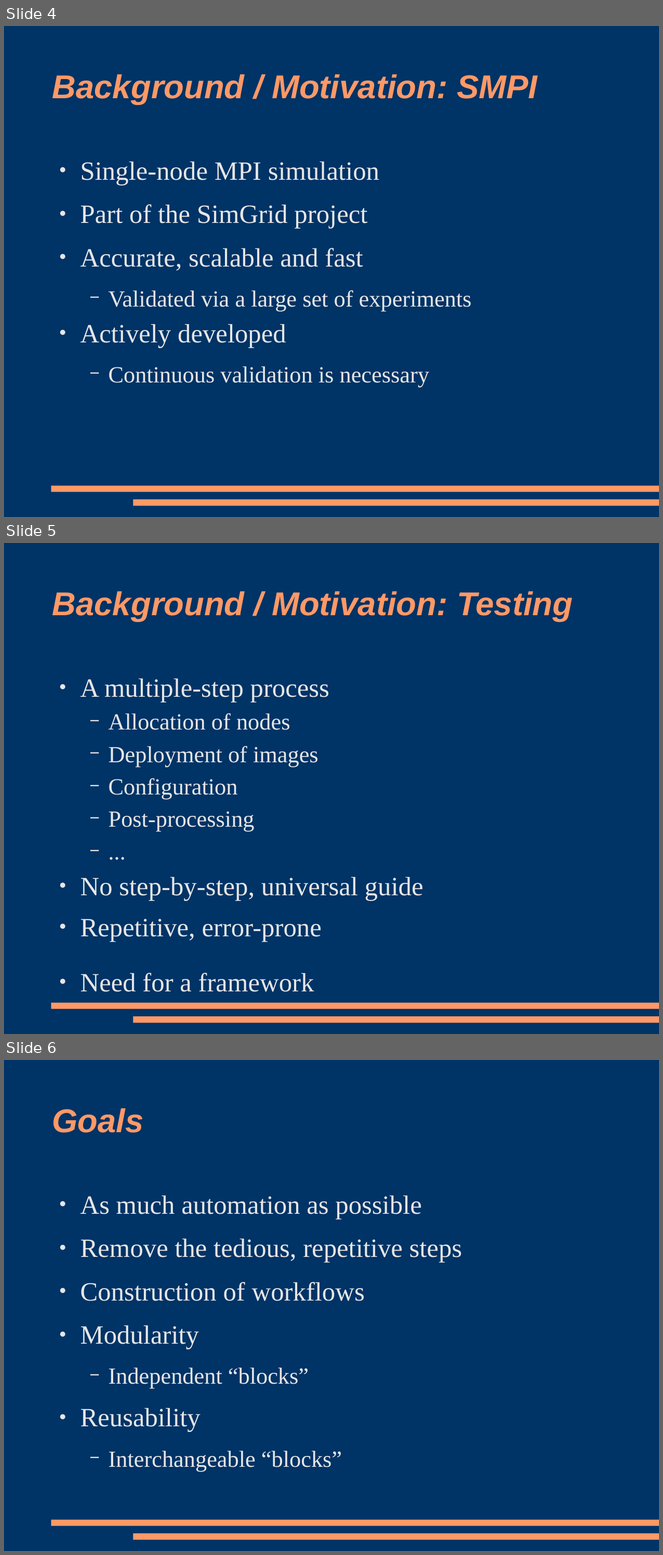
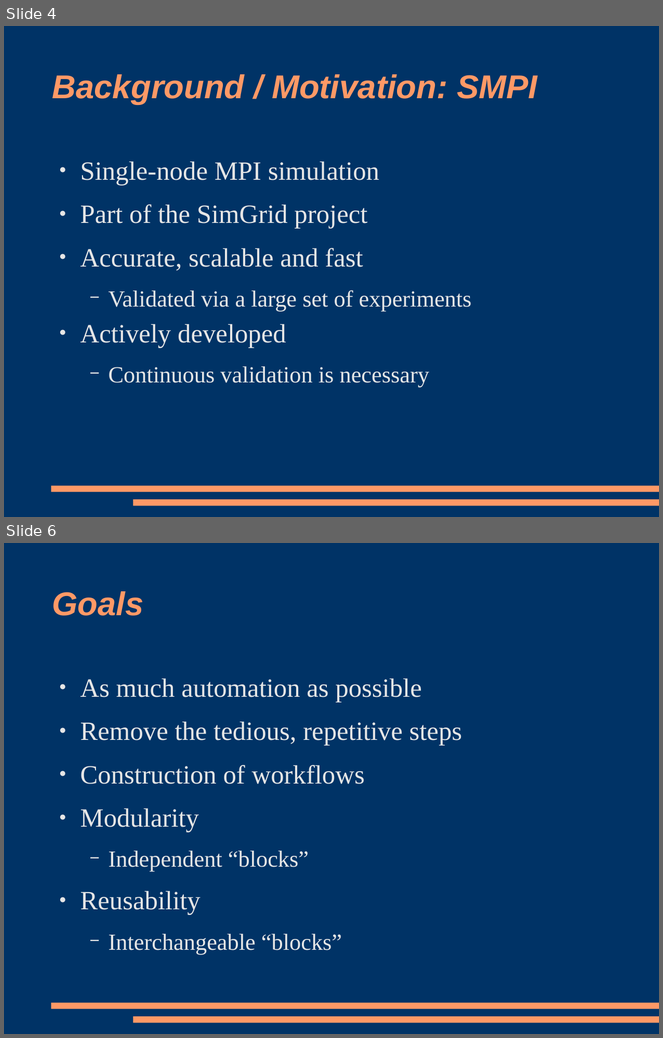
Before and after one commit to lehoo/thesis, a slide deck: misc/technical/technical_presentation.odp. Shown one above the other, each under a label of ours: slides 4, 5 and 6 before the commit, slides 4 and 6 after it; the slides between them are not shown. The pictures are 663x1555 and 663x1038 pixels, drawn with LibreOffice and Linux fonts; fonts in the diff are those of the drawing. Boxes give left, top, right and bottom in pixels: in the first picture for what was removed or moved away, otherwise in the second. Text is boxed around its words. In the diff, an @@ line names an element or a change of style, - is before the commit and + after.

```diff
--- a/misc/technical/technical_presentation.odp
+++ b/misc/technical/technical_presentation.odp
@@ slide 5 removed at bbox=[4, 543, 659, 1034], background #003366; not listed: 2 template elements that a slide beside it also shows @@
@@ title removed at bbox=[52, 591, 573, 622] @@
-Background / Motivation: Testing
@@ text removed at bbox=[80, 678, 424, 992] @@
-● A multiple-step process
-  − Allocation of nodes
-  − Deployment of images
-  − Configuration
-  − Post-processing
-  − ...
-● No step-by-step, universal guide
-● Repetitive, error-prone
-● Need for a framework
```
Also in this commit, not shown: 2 slides added, 22 other files.
